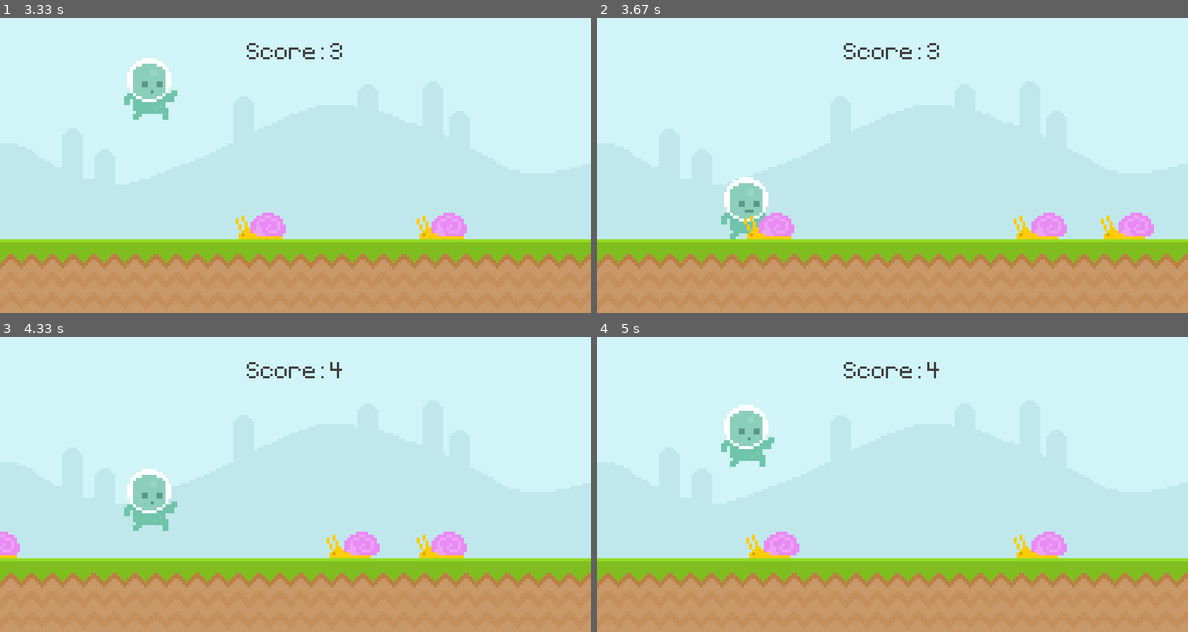
Above: before the commit, frames 1-4 (two rows, left to right).
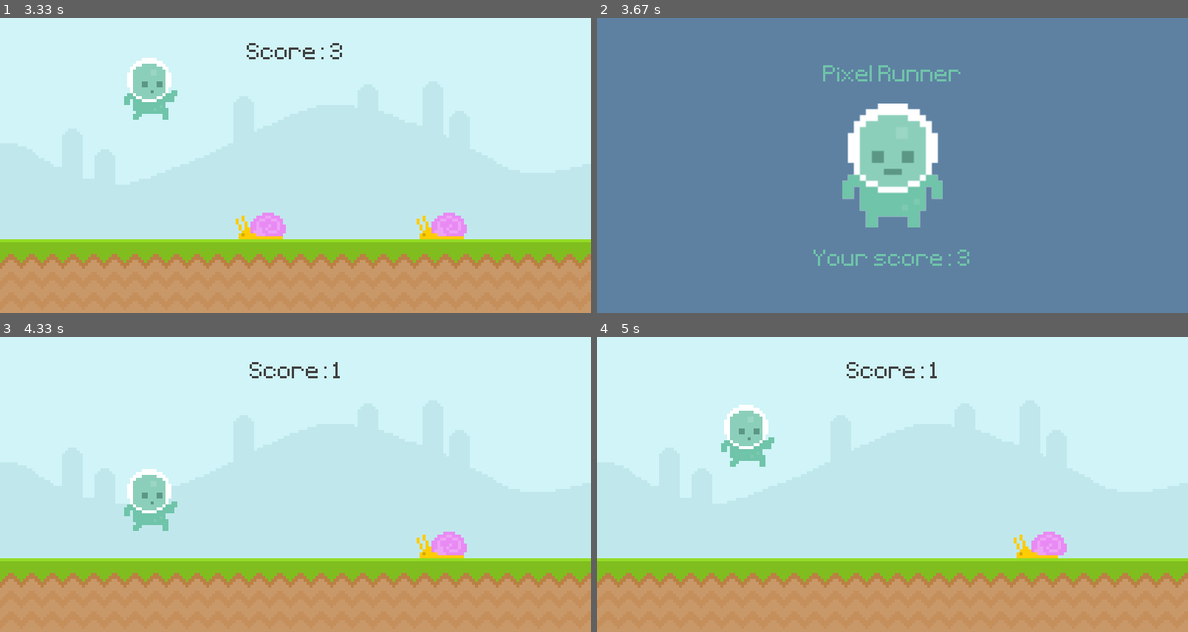
Above: after the commit, the same moments.

Repository: kevimconnelly/Pygame-Runner
Game: pygame game, started from main.py
Same seed, same stepped clock (60 frames per second), same inputs: the game is played once before the commit and once after it.
Inputs:
- Up to frame 1 (3.33 s): tap Space at 0.33, 2.17, 2.57, 2.87 s
- Up to frame 2 (3.67 s): tap Space at 3.4 s
- Up to frame 3 (4.33 s): tap Space at 3.7 s
- Up to frame 4 (5 s): tap Space at 4.47, 4.8 s

Frame 1 is identical in both runs. In frame 2, 100% of the frame differs, in the area x 0-100%, y 0-100%; in frame 3, 1.1%; in frame 4, 0.8%.

Commit message:
add sprite collisions

Diff:
--- a/main.py
+++ b/main.py
@@ -119,6 +119,14 @@
             if player.colliderect(obstacle_rect):
                 return False
     return True
+
+
+def collision_sprite():
+    if pygame.sprite.spritecollide(player.sprite, obstacle_group, False):
+        obstacle_group.empty()
+        return False
+    else:
+        return True
 
 
 def player_animation():
@@ -280,7 +288,8 @@
         obstacle_rect_list = obstacle_movement(obstacle_rect_list)
 
         # Collision
-        game_active = collisions(player_rect, obstacle_rect_list)
+        game_active = collision_sprite()
+        # game_active = collisions(player_rect, obstacle_rect_list)
 
     else:
         screen.fill((94, 129, 162))
